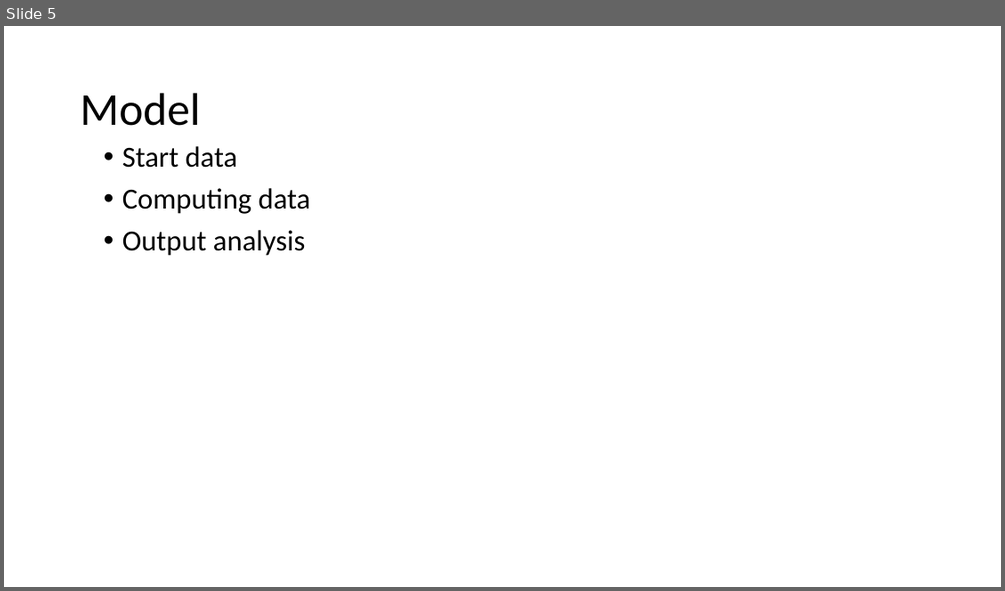
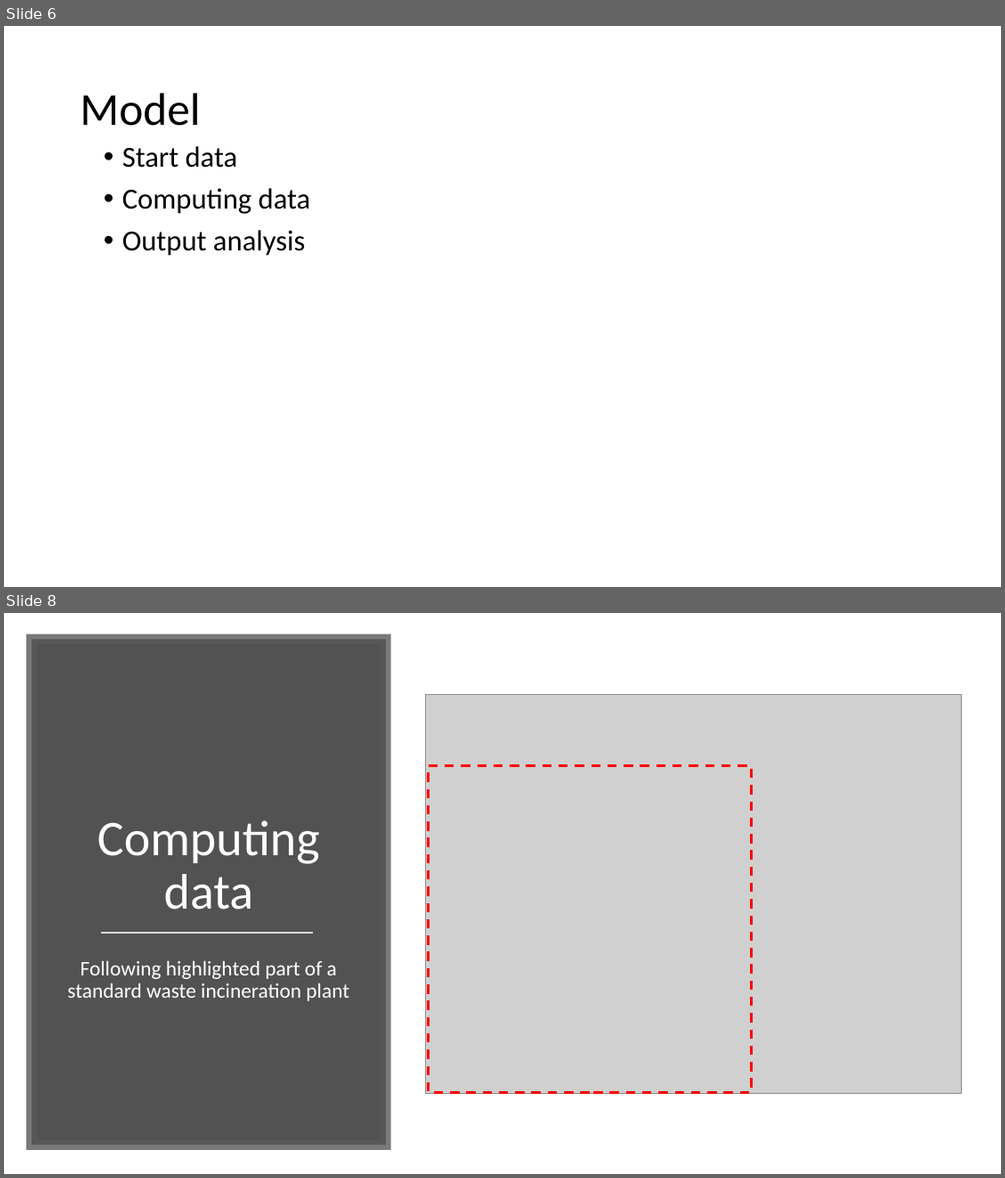
Before and after one commit to Areag0d/Projet-Prog-TRIDEL, a slide deck: Prog presentation.pptx. Shown one above the other, each under a label of ours: slide 5 before the commit, slides 6 and 8 after it; the slides between them are not shown. The pictures are 1005x591 and 1005x1178 pixels, drawn with LibreOffice and Linux fonts; fonts in the diff are those of the drawing; grey boxes stand for pictures. Boxes give left, top, right and bottom in pixels: in the first picture for what was removed or moved away, otherwise in the second. Text is boxed around its words. In the diff, an @@ line names an element or a change of style, - is before the commit and + after.

```diff
--- a/Prog presentation.pptx
+++ b/Prog presentation.pptx
@@ slide 8 added at <box>4,613,1001,1174</box>, background #FFFFFF @@
@@ rectangle added at <box>32,639,386,1144</box>, fill #404040 at 90% opacity, outline #595959 10 pt @@
@@ picture added at <box>426,694,962,1093</box> @@
@@ rectangle added at <box>428,766,751,1093</box>, outline #FF0000 2.25 pt dashed @@
@@ title added at <box>97,820,320,909</box>, 48 pt, text #FFFFFF @@
+Computing data
@@ line added from (101, 933) to (313, 933), #D9D9D9 1.75 pt @@
@@ text added at <box>67,961,349,1001</box>, 20 pt, text #FFFFFF @@
+Following highlighted part of a standard waste incineration plant
@@ what was slide 5 is now slide 6 @@
```
Also in this commit, not shown: 2 slides changed, 2 other slides added, 2 slides removed, 4 other files.
